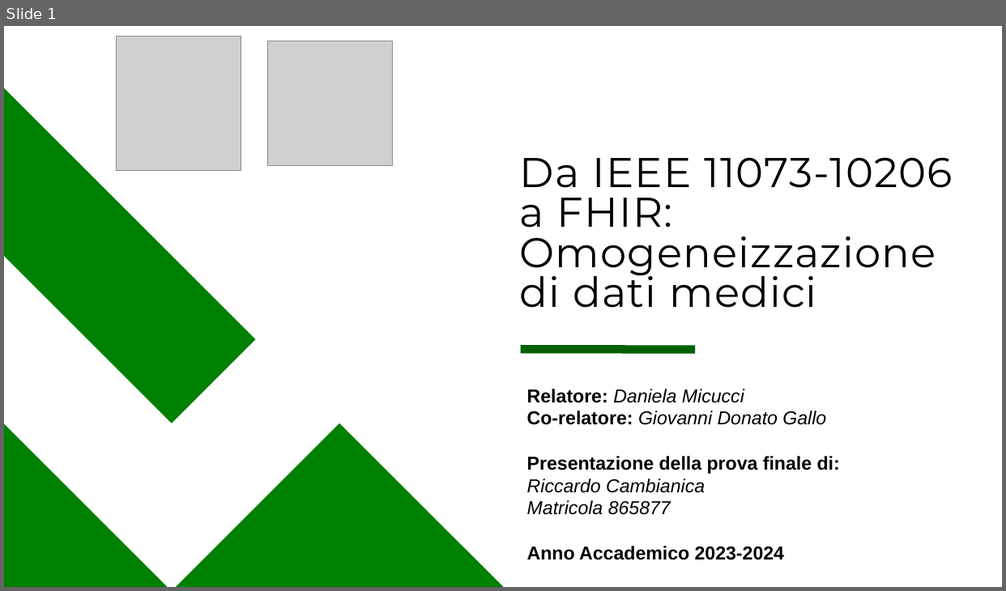
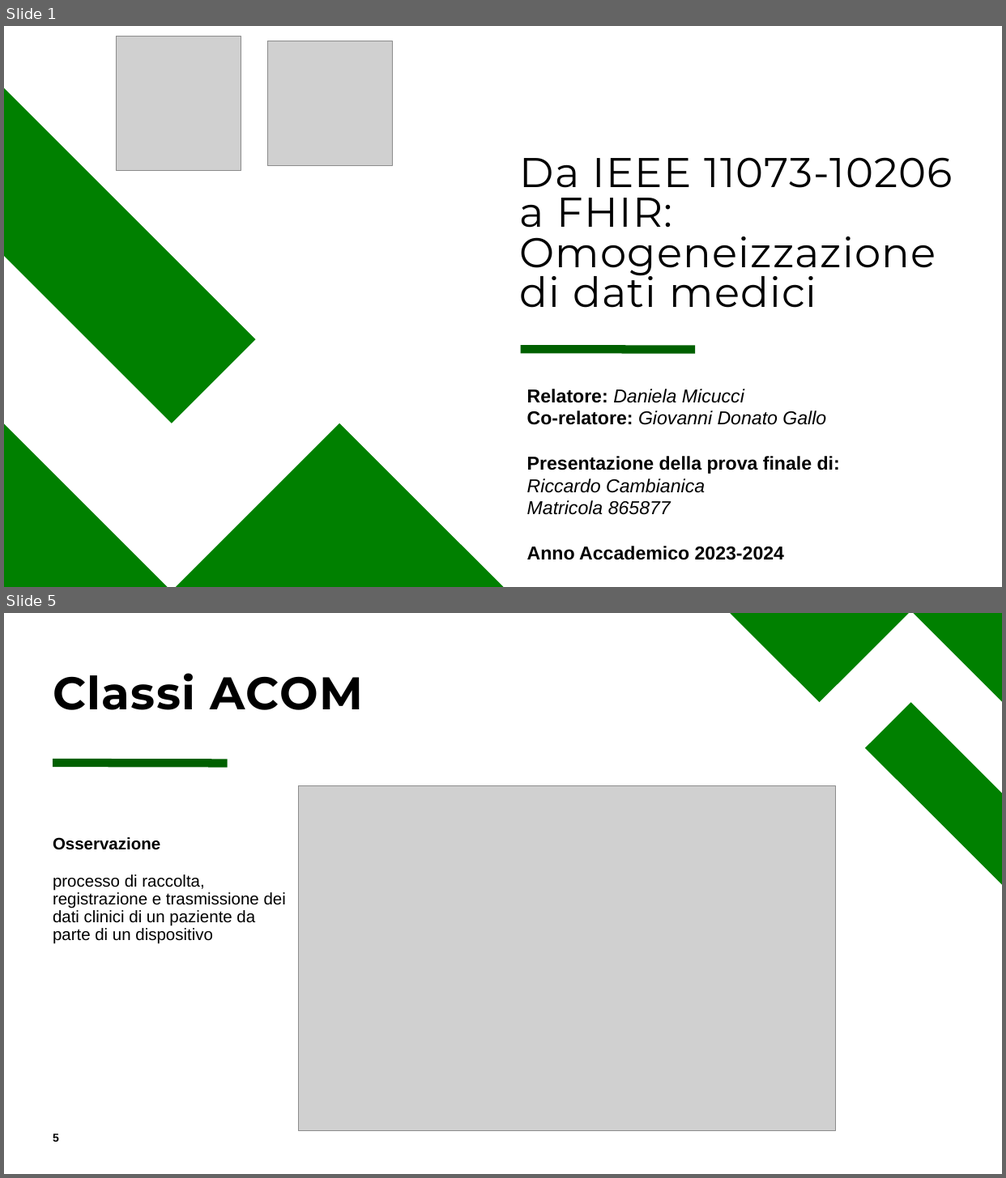
Before and after one commit to rcambianica/Stage, a slide deck: Relazione/Da IEEE 11073-10206 a FHIR.pptx. Shown one above the other, each under a label of ours: slide 1 before the commit, slides 1 and 5 after it; the slides between them are not shown. The pictures are 1006x591 and 1006x1178 pixels, drawn with LibreOffice and Linux fonts; fonts in the diff are those of the drawing; grey boxes stand for pictures. Boxes give left, top, right and bottom in pixels: in the first picture for what was removed or moved away, otherwise in the second. Text is boxed around its words. In the diff, an @@ line names an element or a change of style, - is before the commit and + after.

```diff
--- a/Relazione/Da IEEE 11073-10206 a FHIR.pptx
+++ b/Relazione/Da IEEE 11073-10206 a FHIR.pptx
@@ slide 5 added at (4,613,1002,1174), background #FFFFFF @@
@@ freeform shape added at (731,613,909,702), fill #008000 @@
@@ freeform shape added at (914,613,1002,702), fill #008000 @@
@@ title added at (53,673,364,710), 44 pt, text #000000, bold @@
+Classi ACOM
@@ freeform shape added at (865,702,1002,884), fill #008000 @@
@@ line added from (53, 763) to (227, 764), #006000 8 pt @@
@@ picture added at (298,786,835,1131) @@
@@ text added at (53,837,286,944), 16 pt, text #000000 @@
+Osservazione
+processo di raccolta, registrazione e trasmissione dei dati clinici di un paziente da parte di un dispositivo
@@ page number added at (53,1134,59,1142), 11 pt, text #000000, bold @@
+5
```
Also in this commit, not shown: 4 slides changed, 2 other slides added, 2 slides removed, 10 other files.
